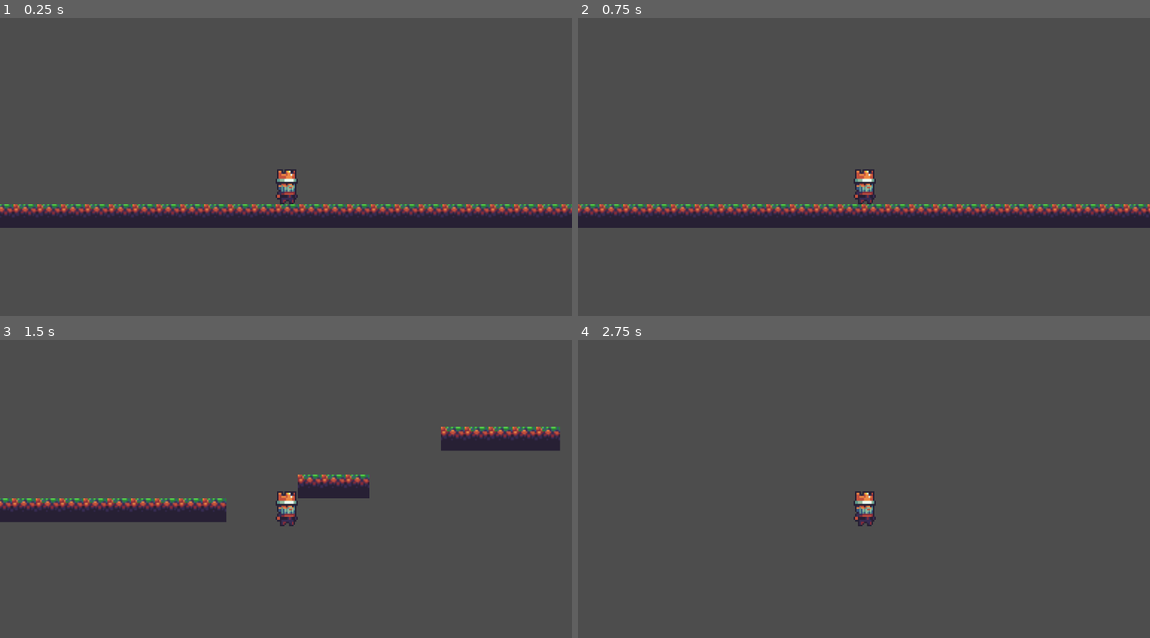
Above: before the commit, frames 1-4 (two rows, left to right).
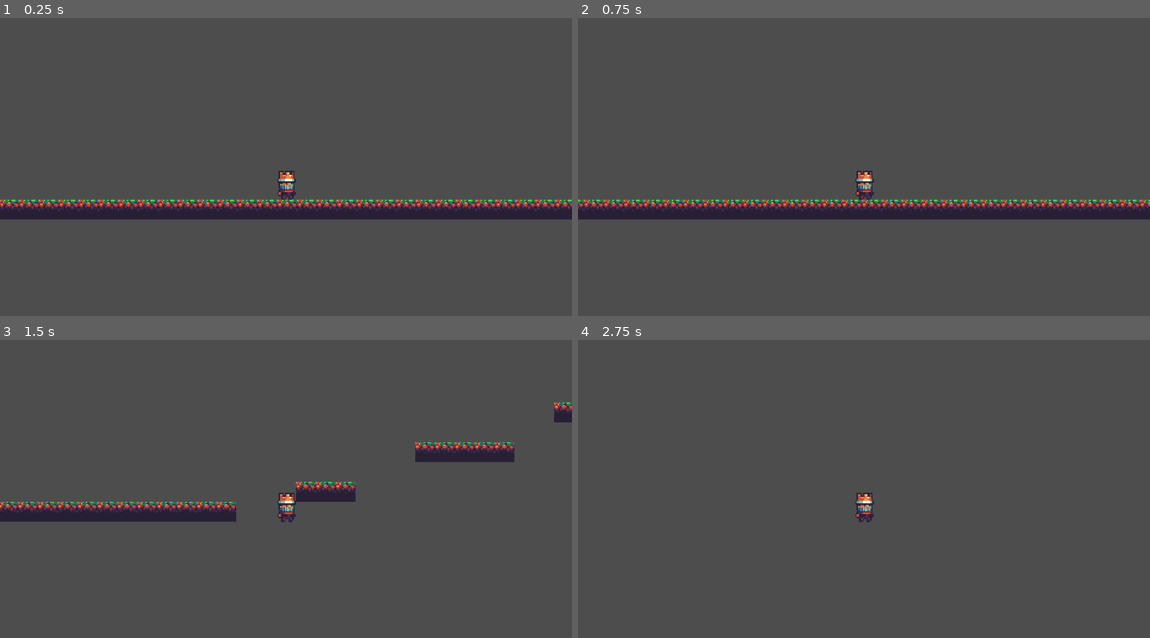
Above: after the commit, the same moments.

Repository: Capc0mHer0/platformer-fun
Game: Godot game, scene res://level_1.tscn
The game is run twice, just before and just after one commit, with the same random seed, the same clock (stepped at 60 frames per second) and the same inputs.
Inputs:
- Up to frame 1 (0.25 s): no input
- Up to frame 2 (0.75 s): tap Enter at 0.5 s; hold Right (move_right) from 0.53 s (still down); tap Shift (sprint) at 0.6 s
- Up to frame 3 (1.5 s): keep holding Right (move_right); tap Up (move_up) at 0.77 s; tap Shift (sprint) at 1.35 s
- Up to frame 4 (2.75 s): tap Up (move_up) at 1.52 s; release Right (move_right) at 2.03 s; hold Left (move_left) from 2.03 s (still down); tap Shift (sprint) at 2.1 s

The runs differ from the first frame. In frame 1, 7.8% of the frame differs, in the area x 0-100%, y 50-71%; in frame 2, 7.8%; in frame 3, 5.2%; in frame 4, 0.3%.

Commit message:
add controller support + fix pixels

Diff:
--- a/platformer-fun/level_1.tscn
+++ b/platformer-fun/level_1.tscn
@@ -141,7 +141,7 @@
 shape = SubResource("RectangleShape2D_ihfcg")
 
 [node name="Camera2D" type="Camera2D" parent="CharacterBody2D" unique_id=1696885792]
-zoom = Vector2(3, 3)
+zoom = Vector2(2.5, 2.5)
 
 [node name="TileMapLayer2" type="TileMapLayer" parent="." unique_id=480294682]
 tile_set = SubResource("TileSet_5hph3")
--- a/platformer-fun/movement.gd
+++ b/platformer-fun/movement.gd
@@ -6,7 +6,7 @@
 @export var speed: int = 400
 @export var sprintMultiplier: float = 1.5
 @export var jumpHeight: int = 500
-@export var gravity: int = 40
+@export var gravity: int = 35
 
 var isSprinting: bool = false
 var playerInput: Vector2 = Vector2.ZERO
--- a/platformer-fun/project.godot
+++ b/platformer-fun/project.godot
@@ -20,22 +20,26 @@
 move_right={
 "deadzone": 0.2,
 "events": [Object(InputEventKey,"resource_local_to_scene":false,"resource_name":"","device":-1,"window_id":0,"alt_press …(195 unchanged characters)…
+, Object(InputEventJoypadMotion,"resource_local_to_scene":false,"resource_name":"","device":-1,"axis":0,"axis_value":1.0,"script":null)
 ]
 }
 move_left={
 "deadzone": 0.2,
 "events": [Object(InputEventKey,"resource_local_to_scene":false,"resource_name":"","device":-1,"window_id":0,"alt_press …(195 unchanged characters)…
+, Object(InputEventJoypadMotion,"resource_local_to_scene":false,"resource_name":"","device":-1,"axis":0,"axis_value":-1.0,"script":null)
 ]
 }
 move_up={
 "deadzone": 0.2,
 "events": [Object(InputEventKey,"resource_local_to_scene":false,"resource_name":"","device":-1,"window_id":0,"alt_press …(195 unchanged characters)…
 , Object(InputEventKey,"resource_local_to_scene":false,"resource_name":"","device":-1,"window_id":0,"alt_pressed":false …(182 unchanged characters)…
+, Object(InputEventJoypadButton,"resource_local_to_scene":false,"resource_name":"","device":-1,"button_index":0,"pressure":0.0,"pressed":false,"script":null)
 ]
 }
 sprint={
 "deadzone": 0.2,
 "events": [Object(InputEventKey,"resource_local_to_scene":false,"resource_name":"","device":-1,"window_id":0,"alt_press …(195 unchanged characters)…
+, Object(InputEventJoypadButton,"resource_local_to_scene":false,"resource_name":"","device":-1,"button_index":2,"pressure":0.0,"pressed":false,"script":null)
 ]
 }
 
@@ -46,4 +50,5 @@
 
 [rendering]
 
+textures/canvas_textures/default_texture_filter=0
 rendering_device/driver.windows="d3d12"
